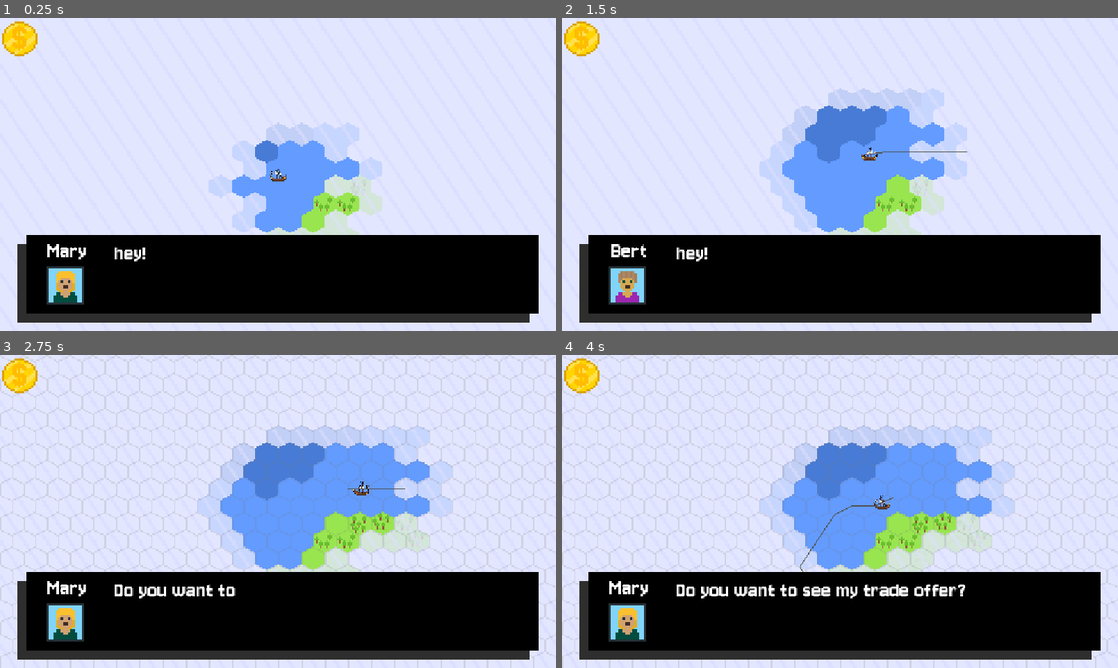
Above: before the commit, frames 1-4 (two rows, left to right).
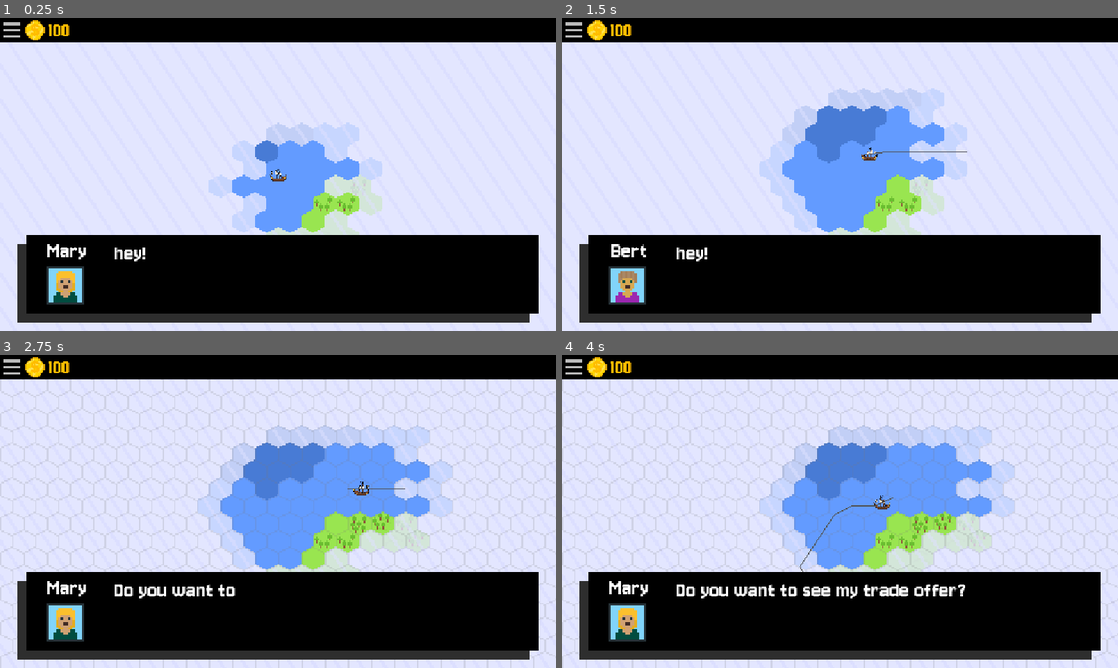
Above: after the commit, the same moments.

Repository: coderspark/voc-ding
Game: Godot game, scene res://Scenes/map_1.tscn
The game is run twice, just before and just after one commit, with the same random seed, the same clock (stepped at 60 frames per second) and the same inputs.
Inputs (mouse positions are in pixels of both pictures, inside the frame that each line leads up to):
- Up to frame 1 (0.25 s): no input
- Up to frame 2 (1.5 s): tap Enter at 0.5 s; move the mouse to (962, 158) at 0.52 s; hold D (right) 0.53-1.28 s; click (962, 158) at 0.6 s; move the mouse to (728, 190) at 1.27 s; hold S (down) from 1.28 s (still down); tap Middle mouse button (move_camera) at 1.35 s
- Up to frame 3 (2.75 s): move the mouse to (333, 442) at 2.02 s; release S (down) at 2.03 s; hold D (right) from 2.03 s (still down); tap G (togglegrid) at 2.1 s
- Up to frame 4 (4 s): move the mouse to (812, 574) at 2.77 s; release D (right) at 2.78 s; hold W (up) 2.78-3.53 s; click (812, 574) at 2.85 s; move the mouse to (1006, 558) at 3.52 s; hold A (left) from 3.53 s (still down); tap Middle mouse button (move_camera) at 3.6 s

The runs differ from the first frame. In frame 1, 8.0% of the frame differs, in the area x 0-100%, y 0-13%; in frame 2, 8.0%; in frame 3, 8.0%; in frame 4, 8.0%.

Commit message:
ui top bar dsijaopdj

Diff:
--- a/Scenes/ui.tscn
+++ b/Scenes/ui.tscn
@@ -1,26 +1,27 @@
-[gd_scene load_steps=6 format=3 uid="uid://bnv8u5qxyxnof"]
+[gd_scene load_steps=8 format=3 uid="uid://bnv8u5qxyxnof"]
 
 [ext_resource type="Texture2D" uid="uid://m8w1sb8n03tp" path="res://Art/dialogue_background.png" id="1_jxero"]
 [ext_resource type="Script" uid="uid://bo0migcv1yfd4" path="res://Code/dialogue.gd" id="1_nf4gj"]
 [ext_resource type="Theme" uid="uid://di435lx1s86i2" path="res://Resources/dialogue.tres" id="2_qdvrb"]
 [ext_resource type="Texture2D" uid="uid://bovrw4fsdgrlf" path="res://Art/Characters.png" id="4_2246s"]
 [ext_resource type="Texture2D" uid="uid://bl5ethorpe5en" path="res://Art/Icons/Coin.png" id="5_q7pk6"]
+[ext_resource type="Texture2D" uid="uid://dkp8twyh5gic2" path="res://Art/topbar.png" id="6_m78vo"]
+[ext_resource type="Texture2D" uid="uid://cu5vswtfaj8v0" path="res://Art/Icons/Menu.png" id="7_smcll"]
 
 [node name="UI" type="Control"]
 layout_mode = 3
 anchors_preset = 15
 anchor_right = 1.0
 anchor_bottom = 1.0
+offset_left = 4.0
+offset_top = -11.0
+offset_right = 4.0
+offset_bottom = -11.0
 grow_horizontal = 2
 grow_vertical = 2
 script = ExtResource("1_nf4gj")
 
 [node name="CanvasLayer" type="CanvasLayer" parent="."]
-
-[node name="Coin" type="Sprite2D" parent="CanvasLayer"]
-position = Vector2(39.75, 42.75)
-scale = Vector2(4.26471, 4.26471)
-texture = ExtResource("5_q7pk6")
 
 [node name="Control" type="Control" parent="CanvasLayer"]
 layout_mode = 3
@@ -60,6 +61,43 @@
 region_enabled = true
 region_rect = Rect2(0, 0, 16, 16)
 
+[node name="TopBar" type="Control" parent="CanvasLayer"]
+layout_mode = 3
+anchors_preset = 0
+offset_right = 40.0
+offset_bottom = 40.0
+
+[node name="Sprite2D" type="Sprite2D" parent="CanvasLayer/TopBar"]
+z_index = -3
+position = Vector2(577, 25)
+scale = Vector2(19.2167, 9.7)
+texture = ExtResource("6_m78vo")
+
+[node name="Money" type="Control" parent="CanvasLayer/TopBar"]
+anchors_preset = 0
+offset_right = 40.0
+offset_bottom = 40.0
+
+[node name="Character name" type="Label" parent="CanvasLayer/TopBar/Money"]
+modulate = Color(1, 0.737255, 0, 1)
+offset_left = 99.0
+offset_top = -1.0
+offset_right = 146.0
+offset_bottom = 51.0
+theme = ExtResource("2_qdvrb")
+text = "100"
+
+[node name="Coin" type="Sprite2D" parent="CanvasLayer/TopBar/Money"]
+z_index = 1
+position = Vector2(72, 25)
+scale = Vector2(2.38235, 2.38235)
+texture = ExtResource("5_q7pk6")
+
+[node name="Menu" type="Sprite2D" parent="CanvasLayer/TopBar"]
+position = Vector2(24.5, 24.5)
+scale = Vector2(2.5625, 2.5625)
+texture = ExtResource("7_smcll")
+
 [node name="Timer" type="Timer" parent="."]
 wait_time = 0.03
 one_shot = true
--- a/project.godot
+++ b/project.godot
@@ -21,7 +21,9 @@
 
 [display]
 
+window/size/mode=1
 window/stretch/mode="canvas_items"
+window/stretch/aspect="ignore"
 
 [file_customization]
 
Binary file added: Art/Icons/Coffee.png
Not shown, added: Art/Icons/Coffee.png.import
Binary file added: Art/Icons/Menu.png
Not shown, added: Art/Icons/Menu.png.import
Binary file added: Art/Icons/Silk.png
Not shown, added: Art/Icons/Silk.png.import
Binary file added: Art/topbar.png
Not shown, added: Art/topbar.png.import
